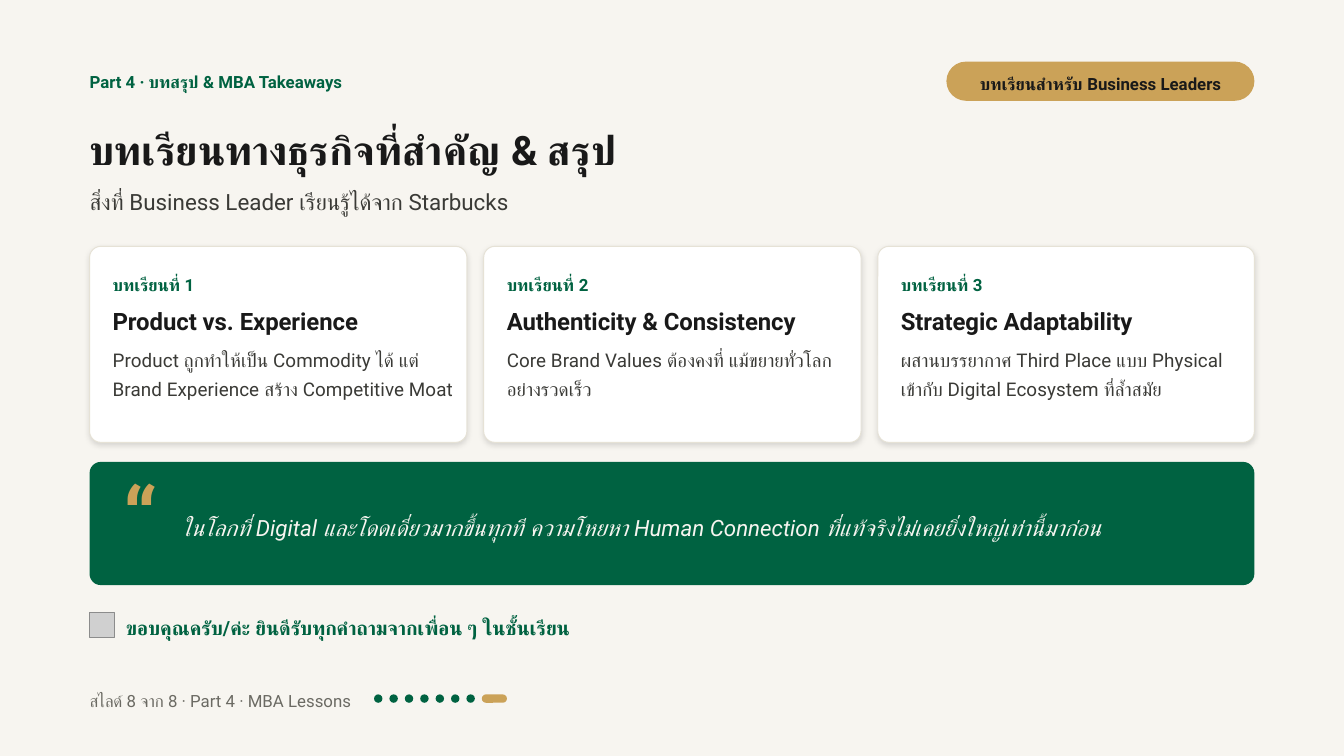
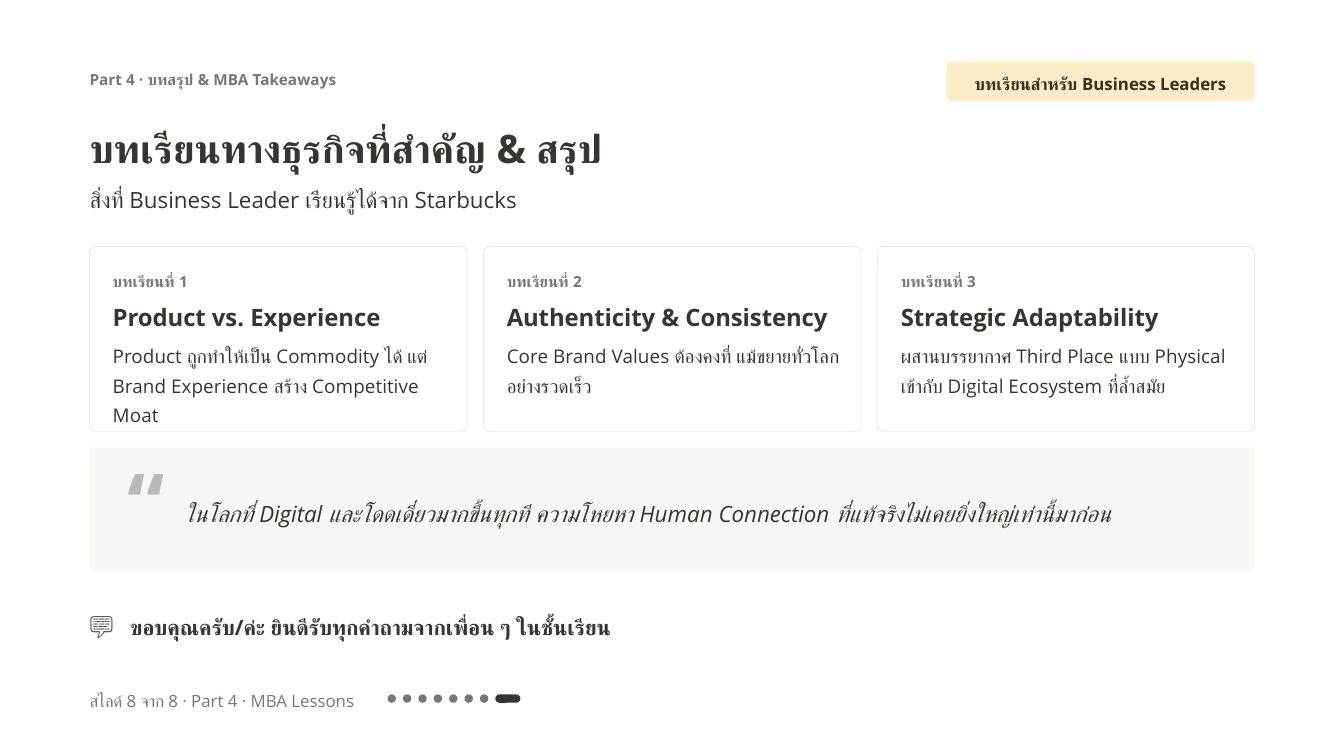
Before and after one commit to tungao06/slide-present-en, a slide deck: slide 16 of starbucks-presentation/export/Starbucks_Storytelling_Masterclass.pptx. Drawn at 1344x756 pixels with LibreOffice and Linux fonts; fonts in the diff are those of the drawing; grey boxes stand for pictures. Boxes give left, top, right and bottom in pixels: in the first picture for what was removed or moved away, otherwise in the second. Text is boxed around its words. In the diff, an @@ line names an element or a change of style, - is before the commit and + after.

```diff
--- a/starbucks-presentation/export/Starbucks_Storytelling_Masterclass.pptx
+++ b/starbucks-presentation/export/Starbucks_Storytelling_Masterclass.pptx
@@ background #F7F5F0 to #FFFFFF @@
@@ text "บทเรียนสำหรับ Business Leaders" at <box>975,77,1226,91</box>: font Roboto to Open Sans, text colour #191919 to #402C1B @@
@@ rounded rectangle at <box>946,62,1254,101</box>: fill #CBA258 to #FDECC8; proportions changed @@
@@ text "บทเรียนทางธุรกิจที่สำคัญ & สรุป" at <box>90,132,602,174</box>: size 21.8 to 21 pt, font Roboto to Open Sans, text colour #191919 to #37352F; line spacing 28.3pt to 27.3pt @@
@@ rounded rectangle: place and size @@
-rounded rectangle at <box>90,246,468,442</box>
+rounded rectangle at <box>90,246,468,431</box>
@@ rounded rectangle: place and size @@
-rounded rectangle at <box>484,246,862,442</box>
+rounded rectangle at <box>484,246,862,431</box>
@@ outline #E6E2D6 0.5 pt to #E9E9E7 0.5 pt; shadow off; proportions changed in 3 elements at <box>90,246,468,431</box>, <box>484,246,862,431</box>, <box>878,246,1254,431</box> @@
@@ rounded rectangle: place and size @@
-rounded rectangle at <box>878,246,1254,442</box>
+rounded rectangle at <box>878,246,1254,431</box>
@@ font Roboto to Open Sans, text colour #191919 to #37352F in 3 elements at <box>113,308,380,332</box>, <box>507,308,827,332</box>, <box>901,308,1158,332</box> @@
@@ size 9 to 8.2 pt, font Roboto to Open Sans, text colour #006241 to #787774; line spacing 13.5pt to 11.6pt in 4 elements at <box>90,73,337,90</box>, <box>113,275,188,287</box>, <box>507,275,582,287</box>, <box>901,275,976,287</box> @@
@@ font Roboto to Open Sans, text colour #3A3A36 to #37352F in 4 elements at <box>90,191,517,215</box>, <box>113,348,428,422</box>, <box>507,348,839,393</box>, <box>901,348,1226,398</box> @@
@@ rectangle: place and size @@
-rectangle at <box>90,462,1255,586</box>
+rectangle at <box>90,448,1255,571</box>
@@ rectangle at <box>90,448,1255,571</box>: rounded rectangle to rectangle; fill #006241 to #F7F7F5 @@
@@ text "“": place and size @@
-text "“" at <box>124,481,165,564</box>
+text "“" at <box>128,468,168,551</box>
@@ text "“" at <box>128,468,168,551</box>: font Roboto to Open Sans, text colour #CBA258 to #B9B9B7 @@
@@ text "ในโลกที่ Digital และโดดเดี่ยวมากขึ้นทุกที ความโหยหา Human ...": place and size @@
-text "ในโลกที่ Digital และโดดเดี่ยวมากขึ้นทุกที ความโหยหา Human ..." at <box>181,517,1101,543</box>
+text "ในโลกที่ Digital และโดดเดี่ยวมากขึ้นทุกที ความโหยหา Human ..." at <box>184,503,1111,529</box>
@@ text "ในโลกที่ Digital และโดดเดี่ยวมากขึ้นทุกที ความโหยหา Human ..." at <box>184,503,1111,529</box>: font Roboto to Open Sans, text colour #F7F5F0 to #37352F @@
@@ picture removed at <box>90,613,116,638</box> @@
@@ text added at <box>90,610,122,638</box>, 12.8 pt, text #37352F @@
+💬
@@ text "ขอบคุณครับ/ค่ะ ยินดีรับทุกคำถามจากเพื่อน ๆ ในชั้นเรียน" at <box>130,619,611,642</box>: size 10.5 to 11.2 pt, font Roboto to Open Sans, text colour #006241 to #37352F @@
@@ text "สไลด์ 8 จาก 8 · ..." at <box>90,695,354,707</box>: font Roboto to Open Sans, text colour #6B6A63 to #787774 @@
@@ fill #006241 to #787774 in 7 elements at <box>418,695,426,703</box>, <box>434,695,442,703</box>, <box>449,695,457,703</box>, <box>480,695,488,703</box>, <box>387,695,395,703</box>, <box>403,695,411,703</box>, <box>465,695,473,703</box> @@
@@ 8 rounded rectangles: place and size @@
-8 rounded rectangles at <box>374,695,508,703</box>
+8 rounded rectangles at <box>387,695,521,703</box>
@@ rounded rectangle at <box>496,695,521,703</box>: fill #CBA258 to #37352F @@
```
Also in this commit, not shown: 15 other slides changed, 36 other files.
